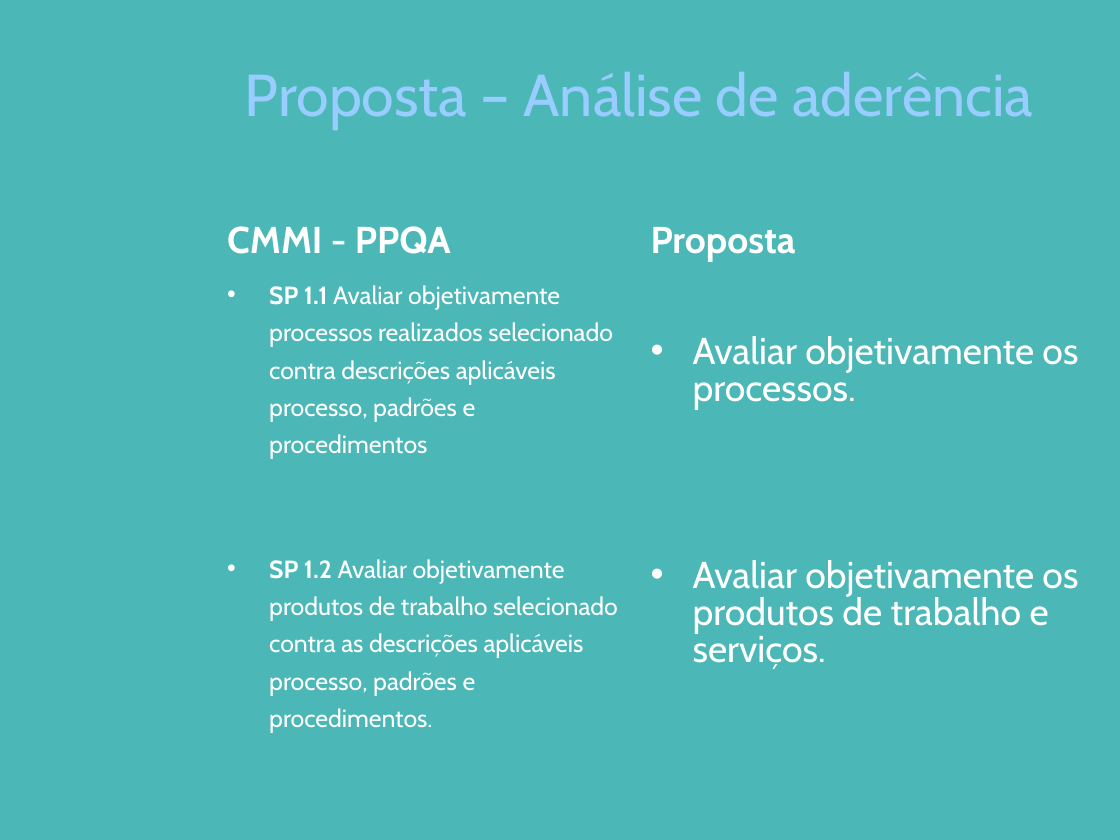
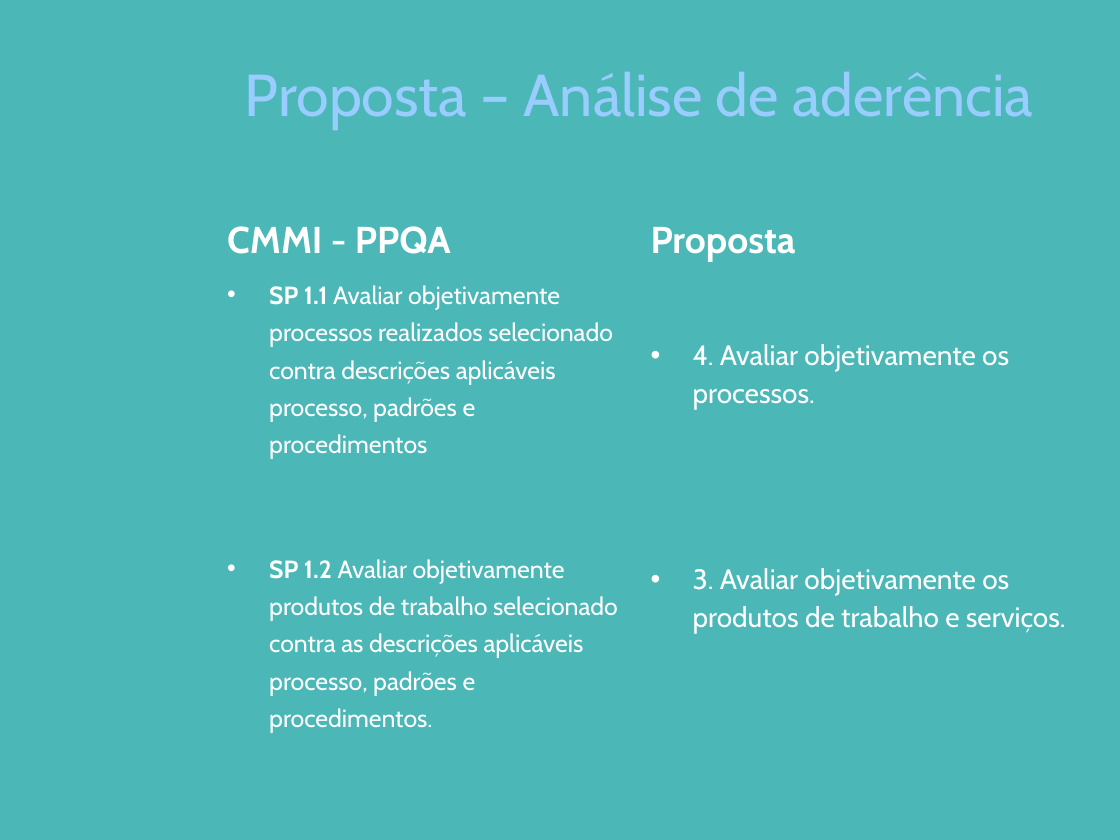
Before and after one commit to pddnew/monografia, a slide deck: slide 25 of presentation/presentation_1.1.1.pptx. Drawn at 1120x840 pixels with LibreOffice and Linux fonts; fonts in the diff are those of the drawing; background and template pictures are left out. Boxes give left, top, right and bottom in pixels: in the first picture for what was removed or moved away, otherwise in the second. Text is boxed around its words. In the diff, an @@ line names an element or a change of style, - is before the commit and + after.

```diff
--- a/presentation/presentation_1.1.1.pptx
+++ b/presentation/presentation_1.1.1.pptx
@@ text at (x1=693, y1=344, x2=1066, y2=633): text changed; size 24 to 18 pt @@
-• Avaliar objetivamente os processos.
-• Avaliar objetivamente os produtos de trabalho e serviços.
+• 4. Avaliar objetivamente os processos.
+• 3. Avaliar objetivamente os produtos de trabalho e serviços.
```
Also in this commit, not shown: 2 other slides changed, 1 slide added, 1 slide removed, 3 other files.
